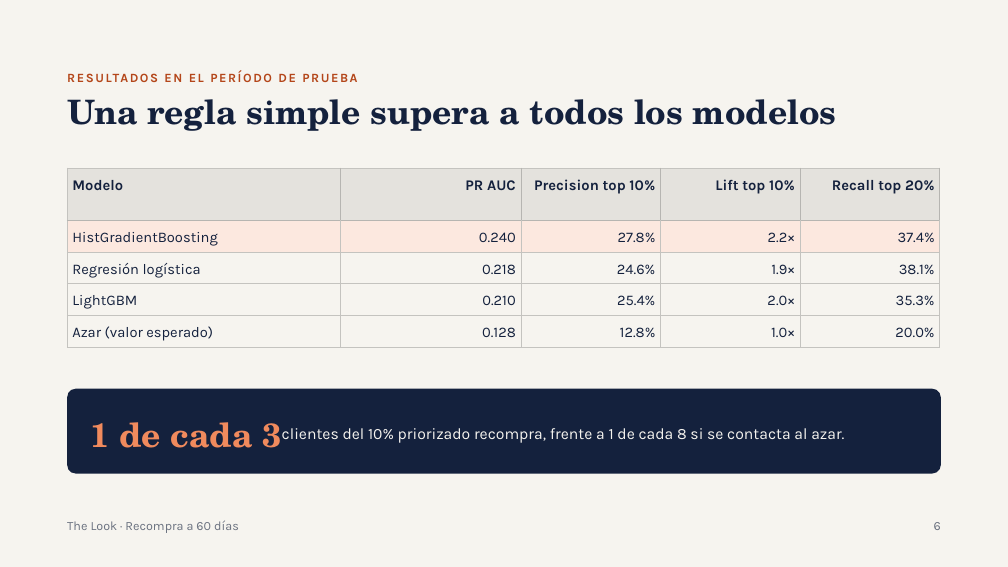
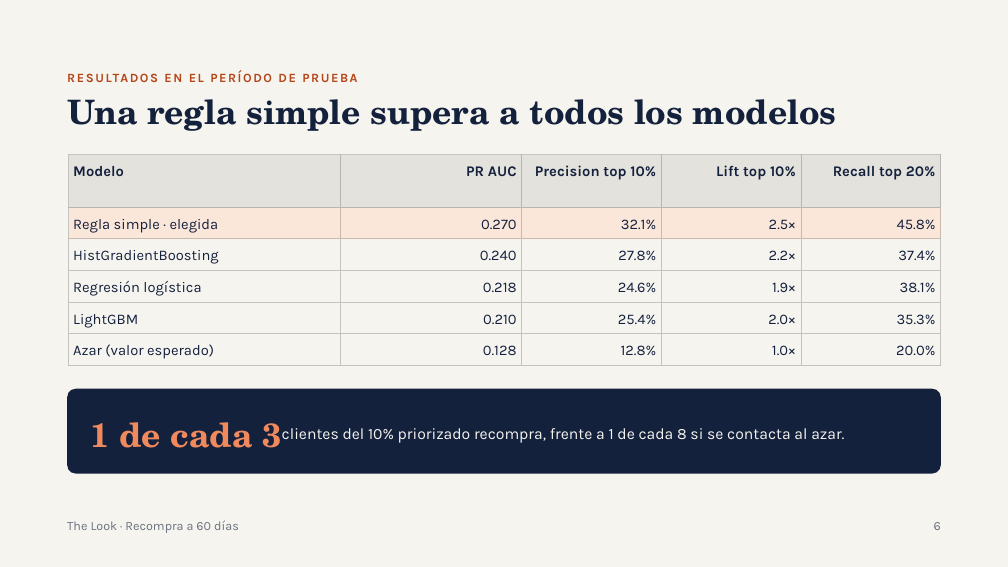
Before and after one commit to WilliamsCG57/BusinessCaseMLE, a slide deck: slide 6 of docs/The Look · Recompra a 60 días.pptx. Drawn at 1008x567 pixels with LibreOffice and Linux fonts; fonts in the diff are those of the drawing. Boxes give left, top, right and bottom in pixels: in the first picture for what was removed or moved away, otherwise in the second. Text is boxed around its words. In the diff, an @@ line names an element or a change of style, - is before the commit and + after.

```diff
--- a/docs/The Look · Recompra a 60 días.pptx
+++ b/docs/The Look · Recompra a 60 días.pptx
@@ table at (x1=68, y1=155, x2=941, y2=366) @@
+row 2: Regla simple · elegida | 0.270 | 32.1% | 2.5× | 45.8%
@@ table resized from (x1=67, y1=168, x2=941, y2=347) to (x1=68, y1=155, x2=941, y2=366) @@
```
Also in this commit, not shown: 1 other slide changed.
